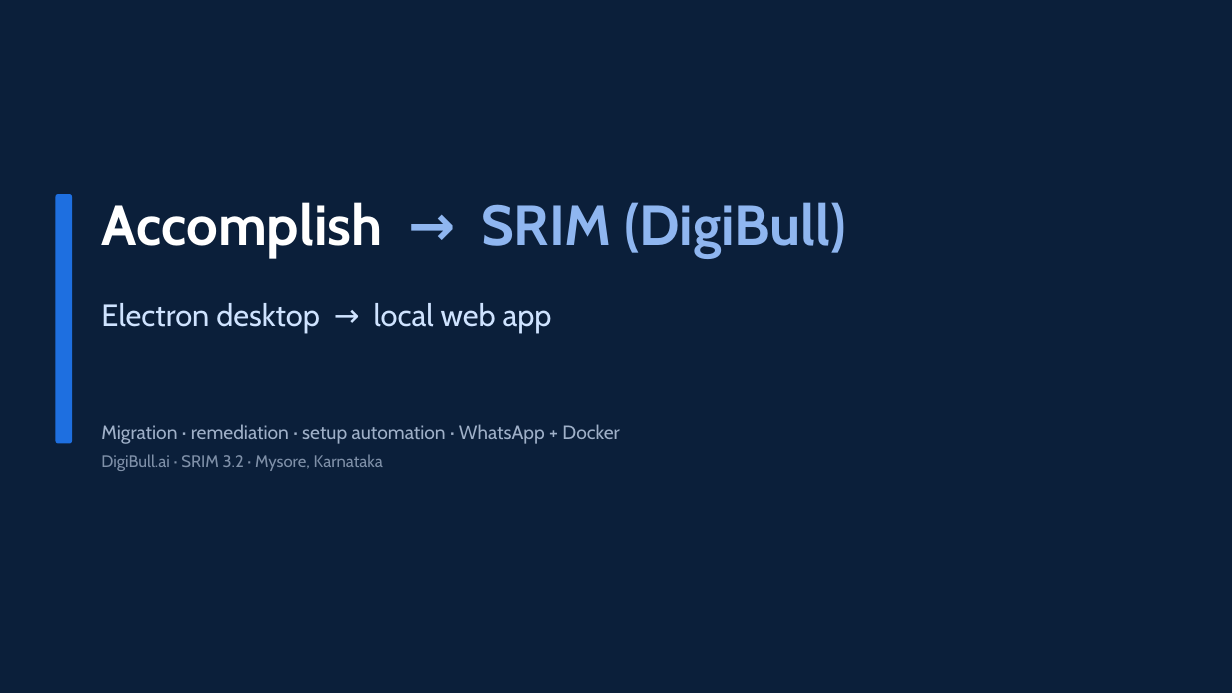
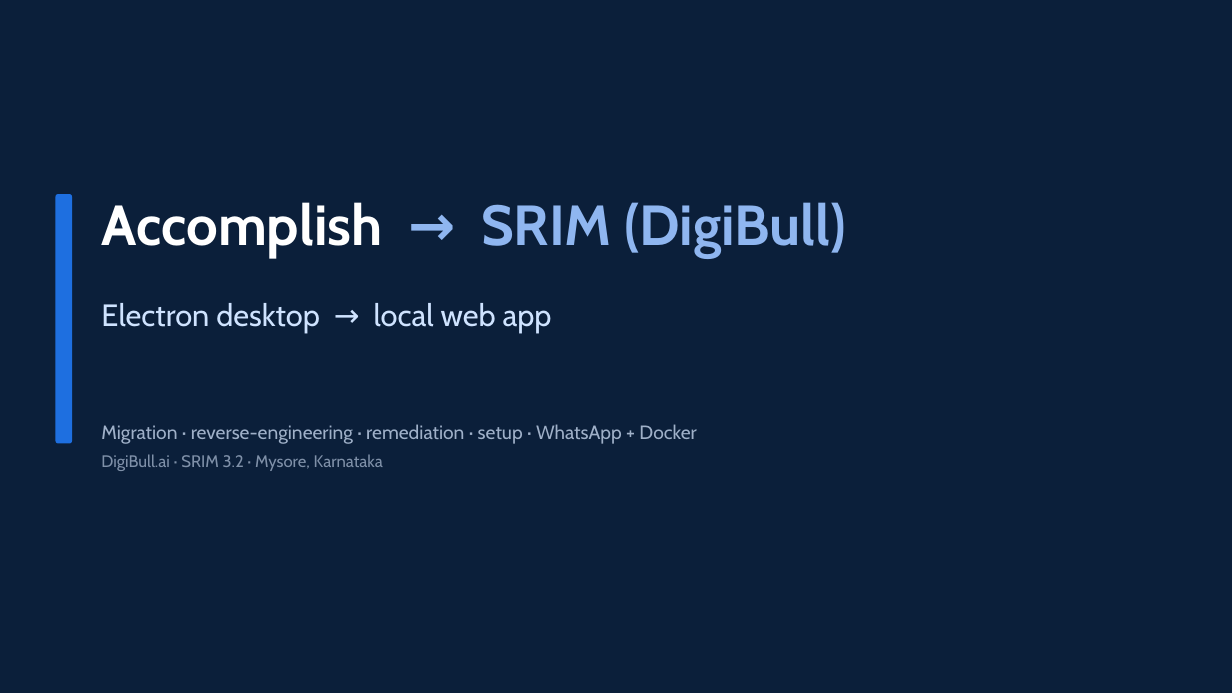
Before and after one commit to solutionsDigibull/SRIM-by_Digibull, a slide deck: slide 1 of SRIM/Accomplish/accomplish_Wrapper/LOCAL/docs/SRIM_Master_Deck.pptx. Drawn at 1232x693 pixels with LibreOffice and Linux fonts; fonts in the diff are those of the drawing. Boxes give left, top, right and bottom in pixels: in the first picture for what was removed or moved away, otherwise in the second. Text is boxed around its words. In the diff, an @@ line names an element or a change of style, - is before the commit and + after.

```diff
--- a/SRIM/Accomplish/accomplish_Wrapper/LOCAL/docs/SRIM_Master_Deck.pptx
+++ b/SRIM/Accomplish/accomplish_Wrapper/LOCAL/docs/SRIM_Master_Deck.pptx
@@ text at box(101, 424, 696, 444): text changed @@
-Migration · remediation · setup automation · WhatsApp + Docker
+Migration · reverse-engineering · remediation · setup · WhatsApp + Docker
```
Also in this commit, not shown: 15 other slides changed, 4 slides added.
